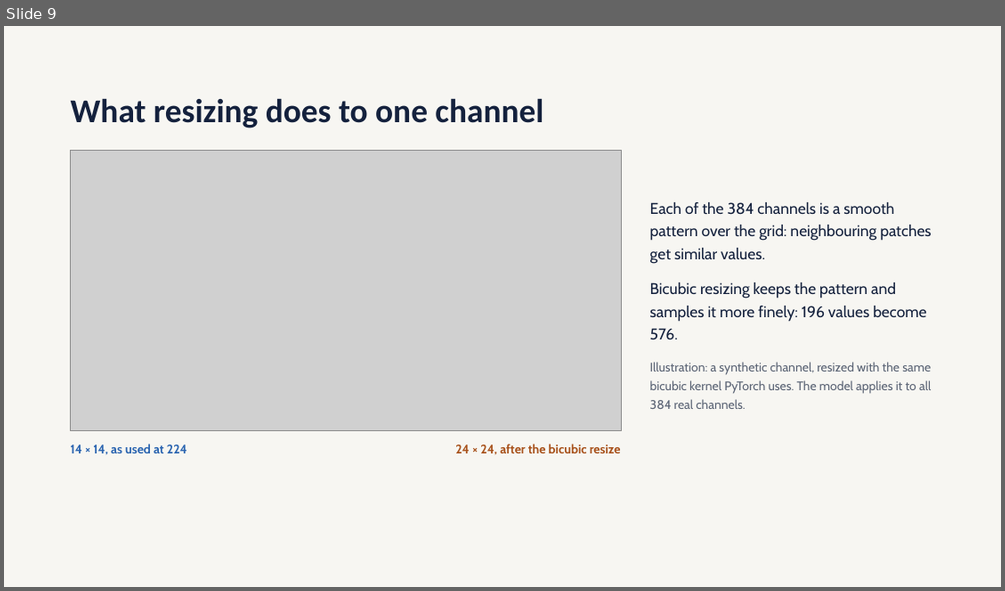
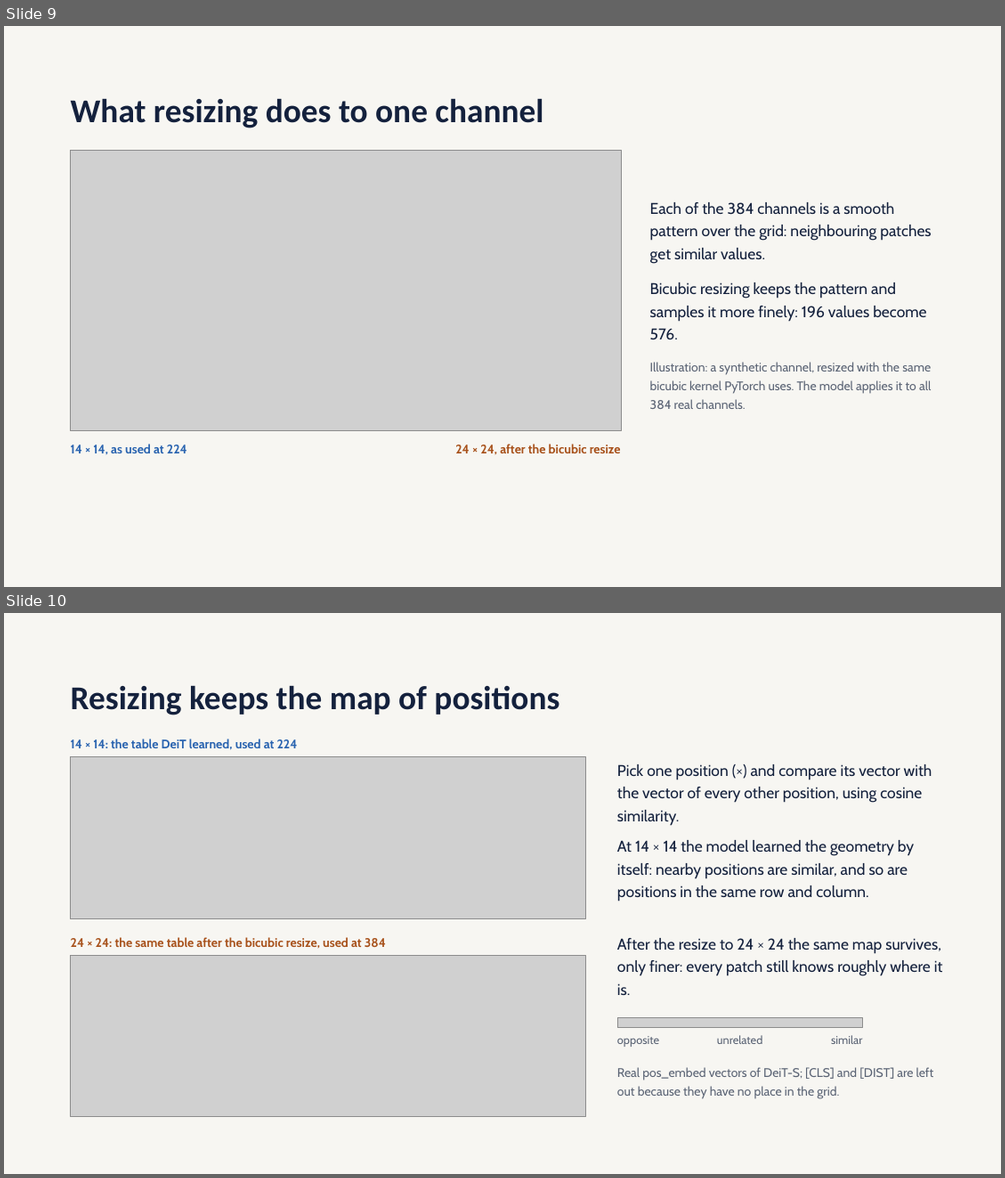
Before and after one commit to dmalynyak/pattern-recognition-uj, a slide deck: task1/presentation_v4.pptx. Shown one above the other, each under a label of ours: slide 9 before the commit, slides 9 and 10 after it. The pictures are 1005x591 and 1005x1178 pixels, drawn with LibreOffice and Linux fonts; fonts in the diff are those of the drawing; grey boxes stand for pictures. Boxes give left, top, right and bottom in pixels: in the first picture for what was removed or moved away, otherwise in the second. Text is boxed around its words. In the diff, an @@ line names an element or a change of style, - is before the commit and + after.

Commit message:
v4 new

```diff
--- a/task1/presentation_v4.pptx
+++ b/task1/presentation_v4.pptx
@@ slide 10 added at [4, 613, 1001, 1174], background #F7F6F2 @@
@@ title added at [71, 685, 559, 715], 32 pt, text #14213D, bold @@
+Resizing keeps the map of positions
@@ text added at [71, 738, 298, 750], 12 pt, text #2A64B0, bold @@
+14 × 14: the table DeiT learned, used at 224
@@ picture added at [71, 756, 586, 918] @@
@@ text added at [617, 764, 932, 825], 15 pt, text #14213D @@
+Pick one position (×) and compare its vector with the vector of every other position, using cosine similarity.
@@ text added at [617, 840, 914, 901], 15 pt, text #14213D @@
+At 14 × 14 the model learned the geometry by itself: nearby positions are similar, and so are positions in the same row and column.
@@ text added at [71, 937, 386, 949], 12 pt, text #A8521C, bold @@
+24 × 24: the same table after the bicubic resize, used at 384
@@ picture added at [71, 956, 586, 1117] @@
@@ text added at [617, 938, 943, 995], 15 pt, text #14213D @@
+After the resize to 24 × 24 the same map survives, only finer: every patch still knows roughly where it is.
@@ picture added at [617, 1018, 863, 1027] @@
@@ text added at [617, 1036, 659, 1046], 11 pt, text #5B6475 @@
+opposite
@@ text added at [717, 1035, 763, 1044], 11 pt, text #5B6475 @@
+unrelated
@@ text added at [831, 1035, 862, 1044], 11 pt, text #5B6475 @@
+similar
@@ text added at [617, 1067, 934, 1099], 12 pt, text #5B6475 @@
+Real pos_embed vectors of DeiT-S; [CLS] and [DIST] are left out because they have no place in the grid.
```
Also in this commit, not shown: 3 slides changed.
